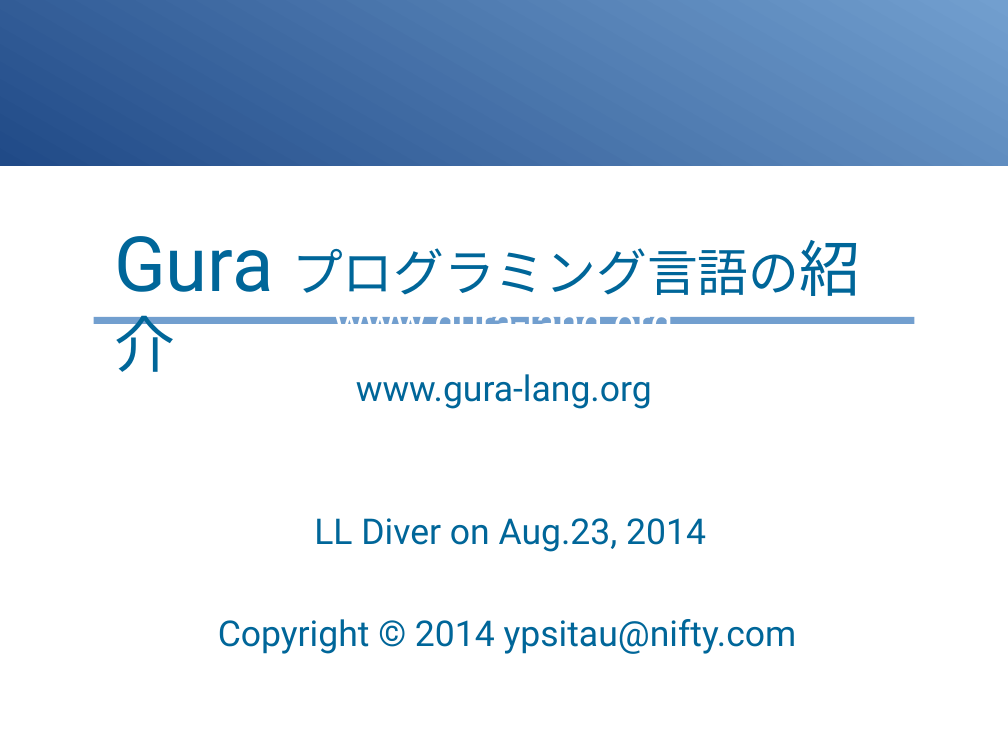
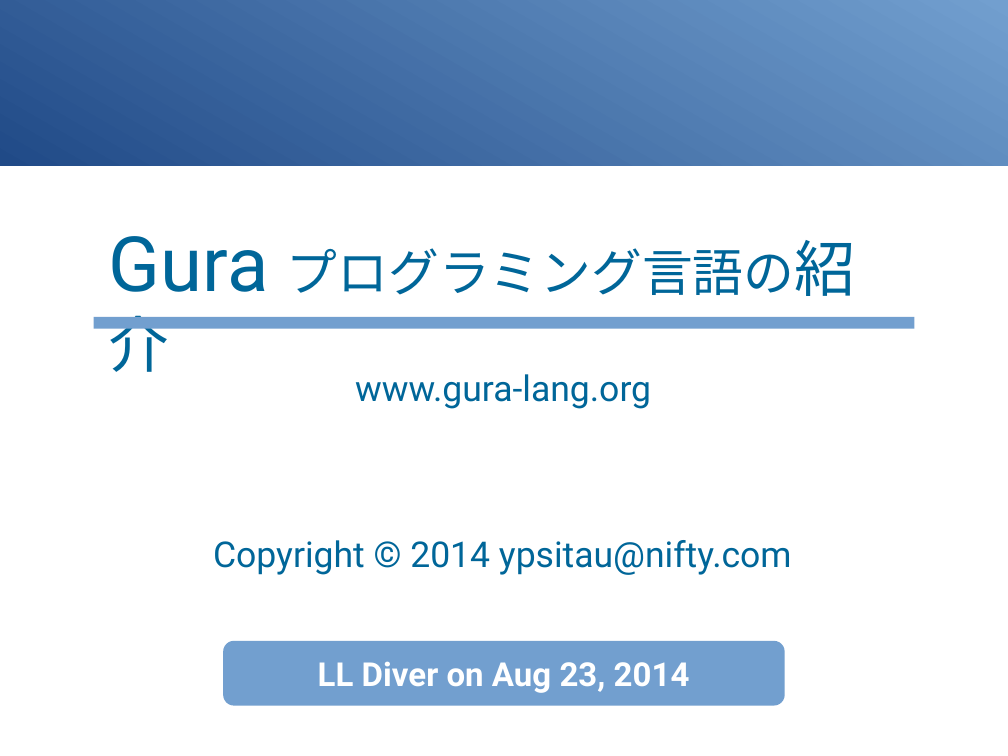
Before and after one commit to gura-lang/gura-doc, a slide deck: slide 1 of presentation/gura-introduction.odp. Drawn at 1008x756 pixels with LibreOffice and Linux fonts; fonts in the diff are those of the drawing. Boxes give left, top, right and bottom in pixels: in the first picture for what was removed or moved away, otherwise in the second. Text is boxed around its words. In the diff, an @@ line names an element or a change of style, - is before the commit and + after.

```diff
--- a/presentation/gura-introduction.odp
+++ b/presentation/gura-introduction.odp
@@ text "Guraプログラミング言語の紹介": place and size @@
-text "Guraプログラミング言語の紹介" at bbox=[105, 210, 928, 328]
+text "Guraプログラミング言語の紹介" at bbox=[100, 210, 923, 328]
@@ rectangle removed at bbox=[93, 316, 915, 324] @@
-www.gura-lang.org
@@ rectangle added at bbox=[93, 316, 915, 328], fill #729FCF @@
@@ text "Copyright © 2014 ypsitau@nifty.com": place and size @@
-text "Copyright © 2014 ypsitau@nifty.com" at bbox=[218, 619, 797, 654]
+text "Copyright © 2014 ypsitau@nifty.com" at bbox=[213, 540, 792, 575]
@@ rounded rectangle "LL Diver on Aug 23, ...": place and size @@
-rounded rectangle "LL Diver on Aug 23, ..." at bbox=[314, 518, 706, 552]
+rounded rectangle "LL Diver on Aug 23, ..." at bbox=[223, 641, 785, 706]
@@ rounded rectangle "LL Diver on Aug 23, ..." at bbox=[223, 641, 785, 706]: vertical alignment top to middle; fill none to #729FCF @@
@@ text in rounded rectangle at bbox=[318, 661, 690, 693]: text changed; size 28 to 26 pt; text colour #006699 to #FFFFFF; bold on @@
-LL Diver on Aug.23, 2014
+LL Diver on Aug 23, 2014
```
Also in this commit, not shown: 6 other slides changed.
